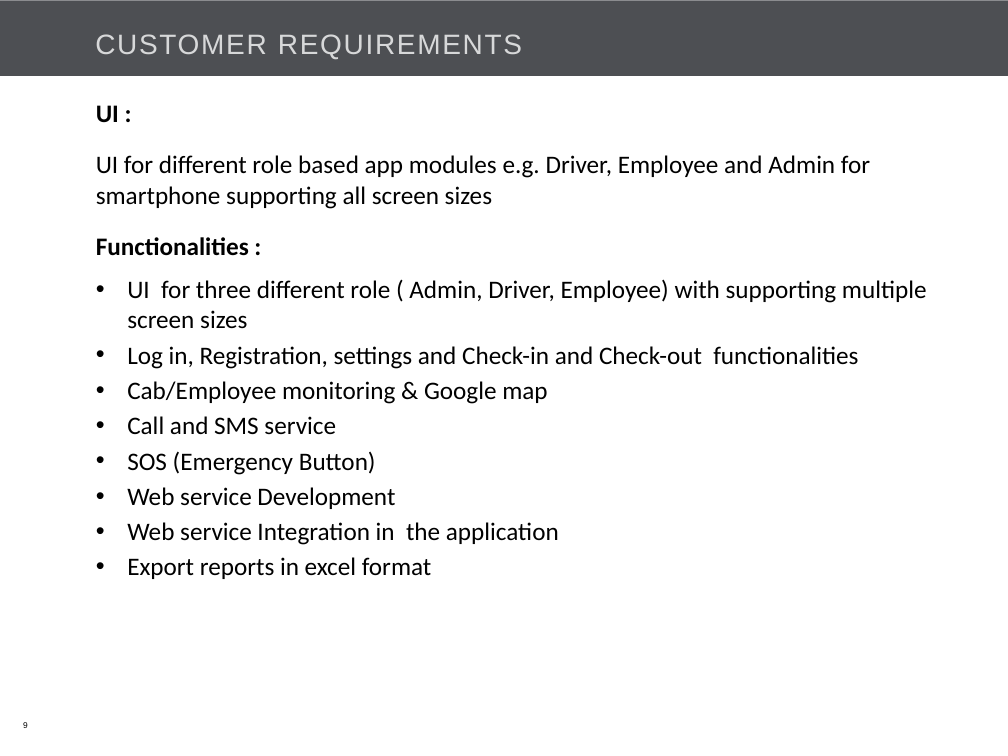
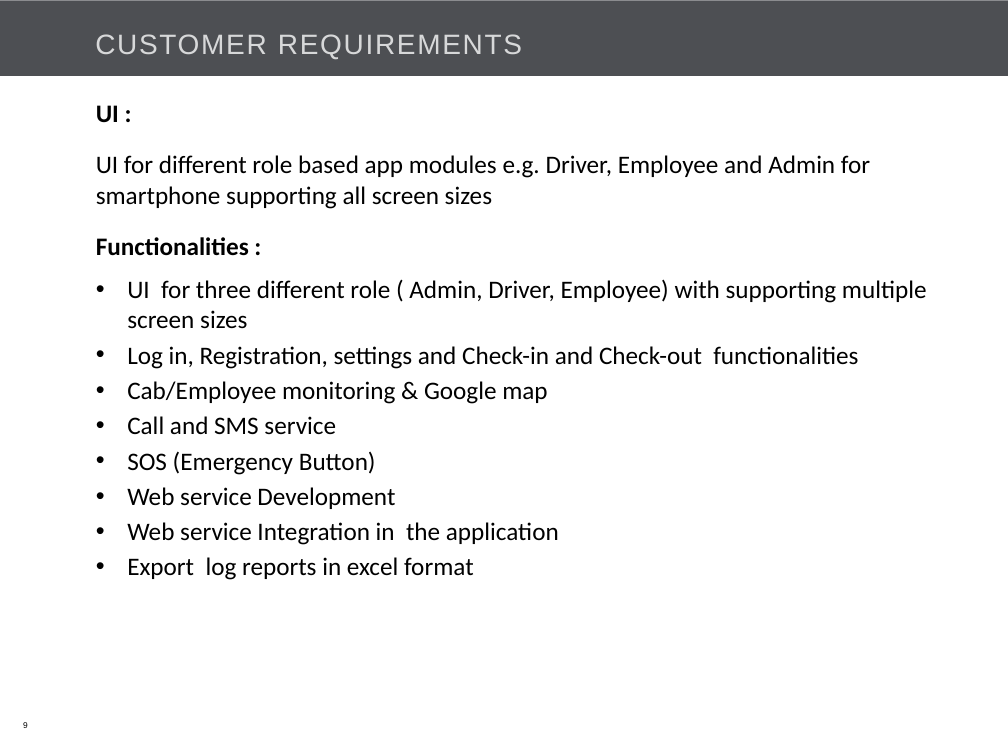
Before and after one commit to Bajarangi/demo, a slide deck: slide 9 of trunk/EasiCab/Documents/EASiCab_POC_kick off.pptx. Drawn at 1008x756 pixels with LibreOffice and Linux fonts; fonts in the diff are those of the drawing; background and template pictures are left out. Boxes give left, top, right and bottom in pixels: in the first picture for what was removed or moved away, otherwise in the second. Text is boxed around its words. In the diff, an @@ line names an element or a change of style, - is before the commit and + after.

```diff
--- a/trunk/EasiCab/Documents/EASiCab_POC_kick off.pptx
+++ b/trunk/EasiCab/Documents/EASiCab_POC_kick off.pptx
@@ text at [127,557,474,580]: text changed @@
-• Export reports in excel format
+• Export log reports in excel format
```
Also in this commit, not shown: 5 other slides changed, 1 slide removed.
